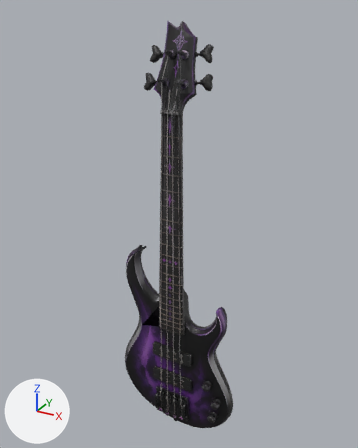
Before and after pictures for a commit that changed the glTF model models/props/bass.glb.
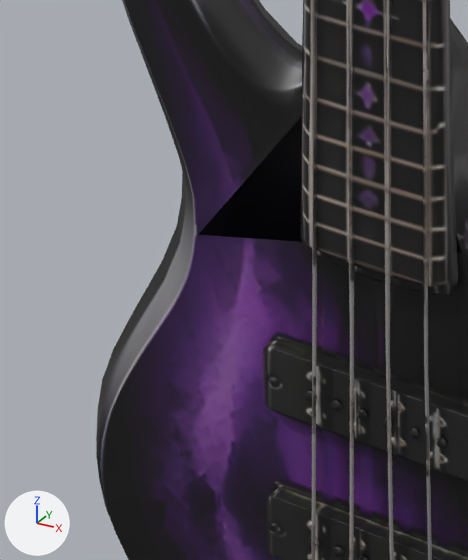
Each version appears first whole from a camera (50 mm lens) standing at (0.497, -0.897, 1.026) and looking at (-0.011, 0.027, 0.564), and next in a close-up on the part from 30% to 52% of the width and 64% to 85% of the height. Every picture has the same lights, and +X, +Y and +Z are marked at lower left. The older version's two pictures come first. Where no turn or scale is listed for an object, it has been applied to the vertices. Vertices at exactly the same position are counted once.

Names of what the first close-up shows: 'tripo_7df456ea_3930_4e3d_887a_8b3f6b3a5d95'.
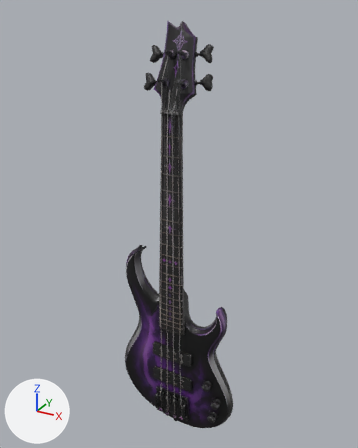
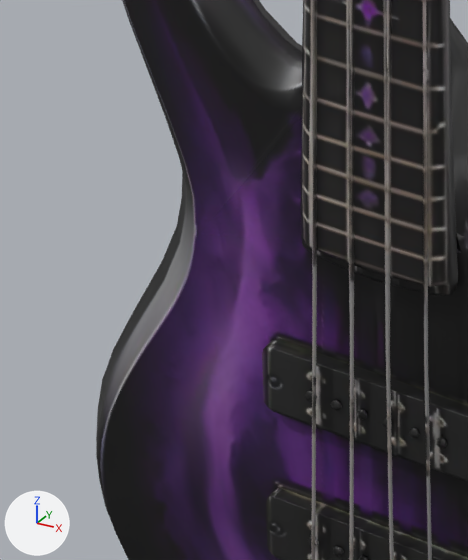
Location of each change, [x1, y1, x2, y2] in pixels of the close-ups (468 x 560 px):
'tripo_7df456ea_3930_4e3d_887a_8b3f6b3a5d95', surface changed, reshaped
    both: [96, 0, 468, 560]
part 1 of me_tripo_7df456ea_3930_4e3d_887a_8b3f6b3a5d95, added (purple)
    after: [198, 117, 461, 253]

Edits to the bpy script that builds the scene:
```text
Add img_bassguitar_basecolor:
    img_bassguitar_basecolor = load_image('bassGuitar_basecolor', '_unpacked/bassGuitar_basecolor', 2048, 2048, 'sRGB')
Change mat_tripo_7df456ea_3930_4e3d_887a_8b3f6b3a5d95:
    where n3 = _N.new('ShaderNodeTexImage'); n3.name = 'Image Texture'
    n3.image: img_bassguitar_basecolor_jpg -> img_bassguitar_basecolor
Change me_tripo_7df456ea_3930_4e3d_887a_8b3f6b3a5d95:
    used by ob_tripo_7df456ea_3930_4e3d_887a_8b3f6b3a5d95; location = (0.0, 0.0, 0.0)
    verts and faces of me_tripo_7df456ea_3930_4e3d_887a_8b3f6b3a5d95; kept vertices keep their numbers, new ones are numbered from 3119
    before: 332 (-0.089, -0.025, 0.289) at pixel (198, 234), 334 (-0.034, -0.025, 0.368), 337 (0.035, -0.025, 0.323) at pixel (461, 252)
    remove me_tripo_7df456ea_3930_4e3d_887a_8b3f6b3a5d95.from_pydata(...)  # 3119 vertices, 5746 faces; spans x -0.16..0.16, y -0.045..0.045, z 0.0..1.0
    add me_tripo_7df456ea_3930_4e3d_887a_8b3f6b3a5d95.from_pydata(...)  # 3119 vertices, 5747 faces; spans x -0.16..0.16, y -0.045..0.045, z 0.0..1.0
    me_tripo_7df456ea_3930_4e3d_887a_8b3f6b3a5d95 part 1
    add faces += [(332, 337, 334)]
```
